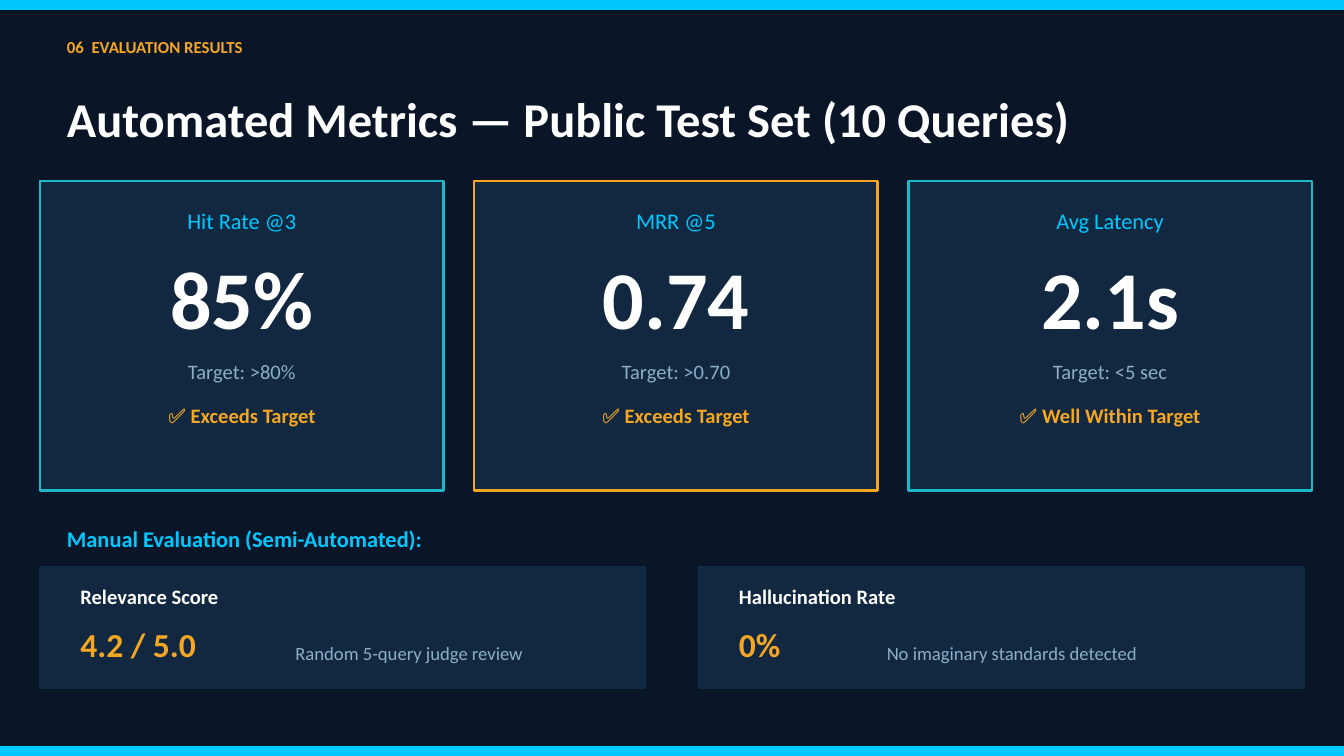
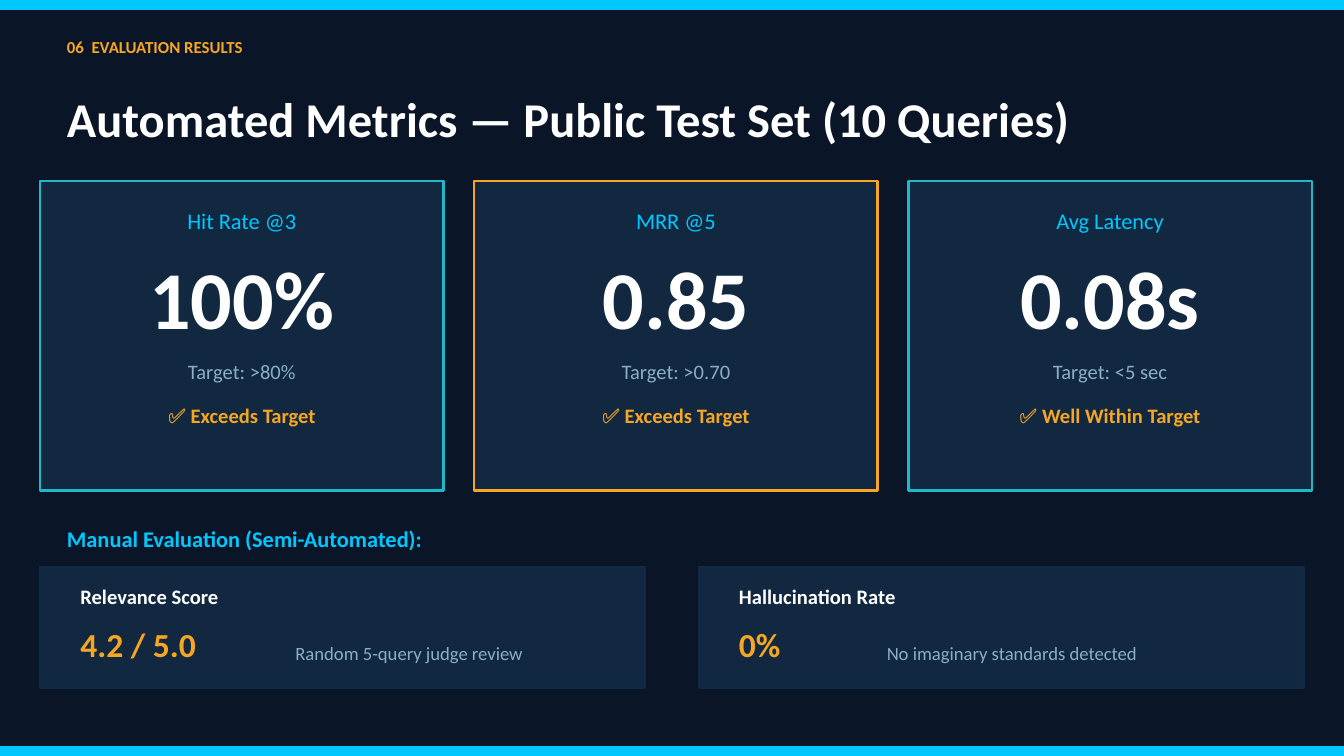
Before and after one commit to singhabhigyan007devil-cpu/bis-standards-rag, a slide deck: slide 7 of presentation.pptx. Drawn at 1344x756 pixels with LibreOffice and Linux fonts; fonts in the diff are those of the drawing. Boxes give left, top, right and bottom in pixels: in the first picture for what was removed or moved away, otherwise in the second. Text is boxed around its words. In the diff, an @@ line names an element or a change of style, - is before the commit and + after.

```diff
--- a/presentation.pptx
+++ b/presentation.pptx
@@ text at <box>149,272,334,330</box>: text changed @@
-85%
+100%
@@ text at <box>603,272,750,330</box>: text changed @@
-0.74
+0.85
@@ text at <box>1020,272,1199,330</box>: text changed @@
-2.1s
+0.08s
```
Also in this commit, not shown: 1 other slide changed, 1 other file.
